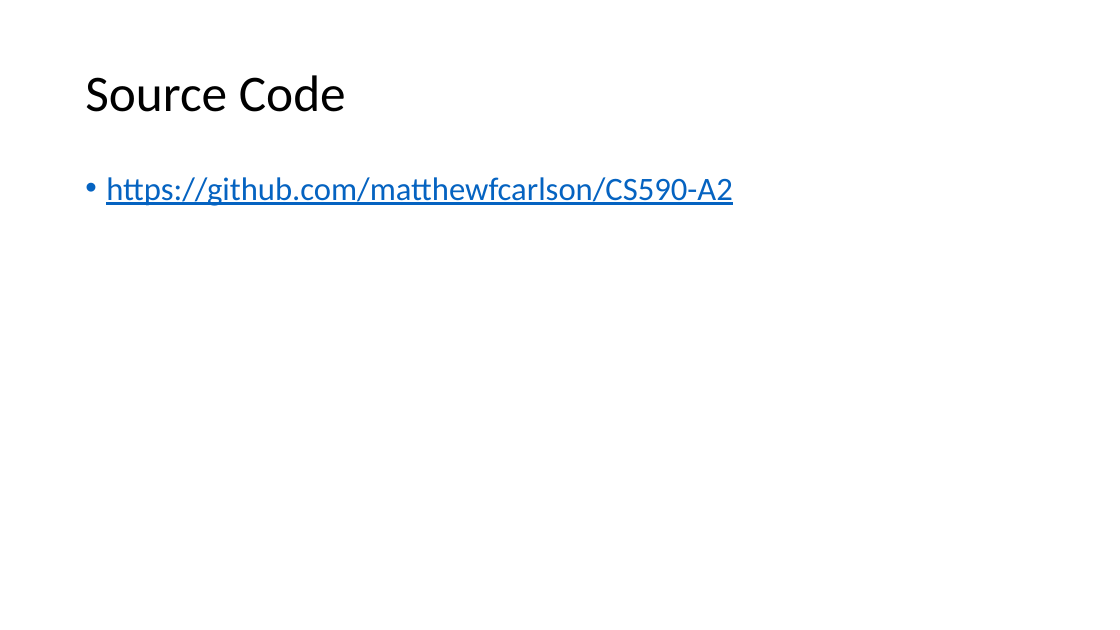
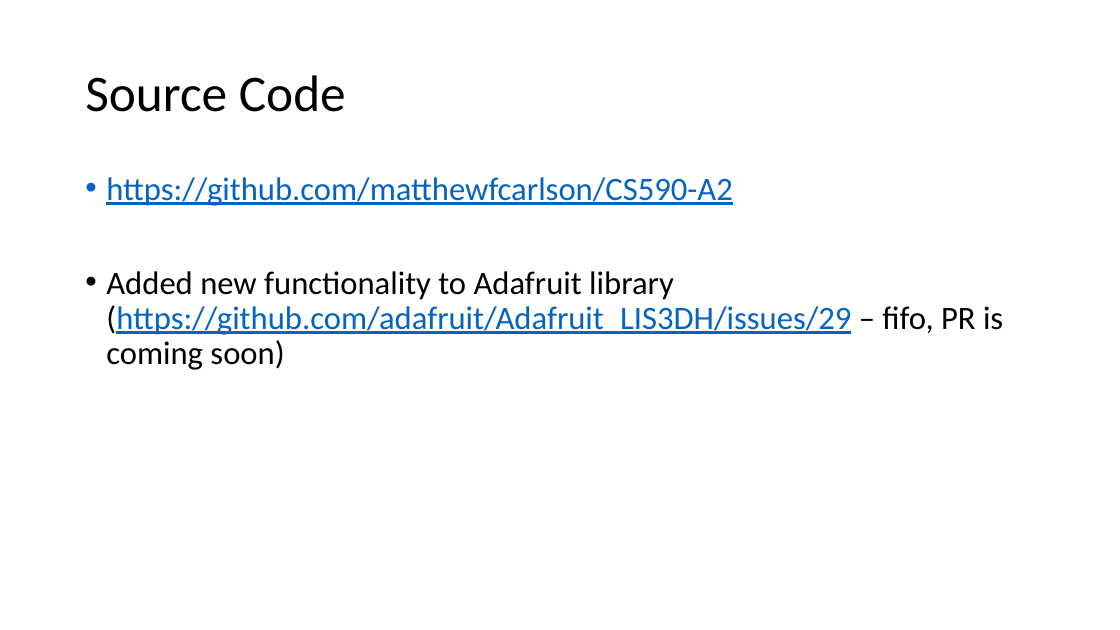
Before and after one commit to matthewfcarlson/CS590-A2, a slide deck: slide 7 of A2.pptx. Drawn at 1120x630 pixels with LibreOffice and Linux fonts; fonts in the diff are those of the drawing. Boxes give left, top, right and bottom in pixels: in the first picture for what was removed or moved away, otherwise in the second. Text is boxed around its words. In the diff, an @@ line names an element or a change of style, - is before the commit and + after.

```diff
--- a/A2.pptx
+++ b/A2.pptx
@@ text at bbox=[106, 271, 1003, 370]: paragraph added @@
+• Added new functionality to Adafruit library (https://github.com/adafruit/Adafruit_LIS3DH/issues/29 – fifo, PR is coming soon)
```
Also in this commit, not shown: 1 other file.
